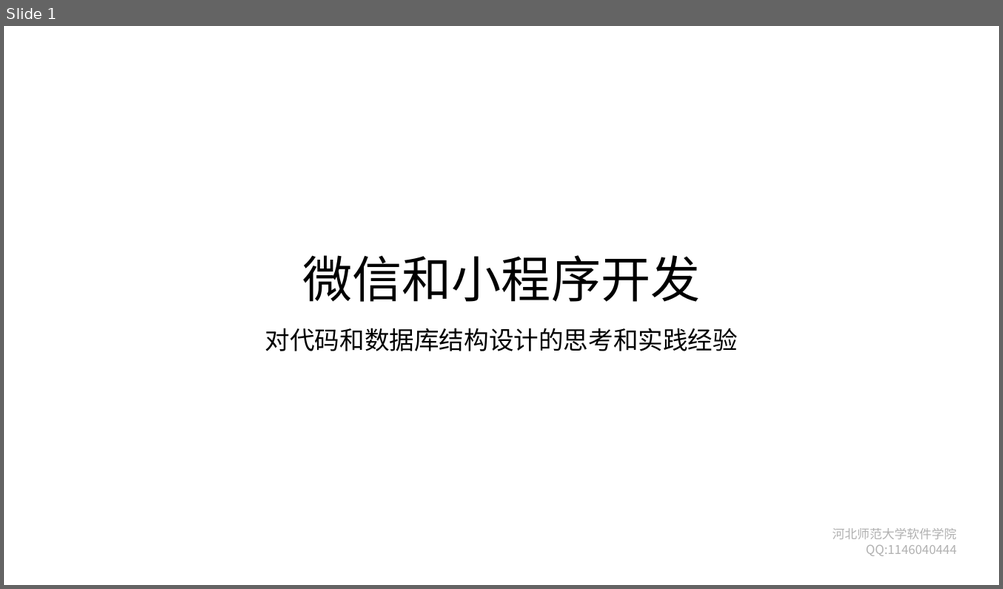
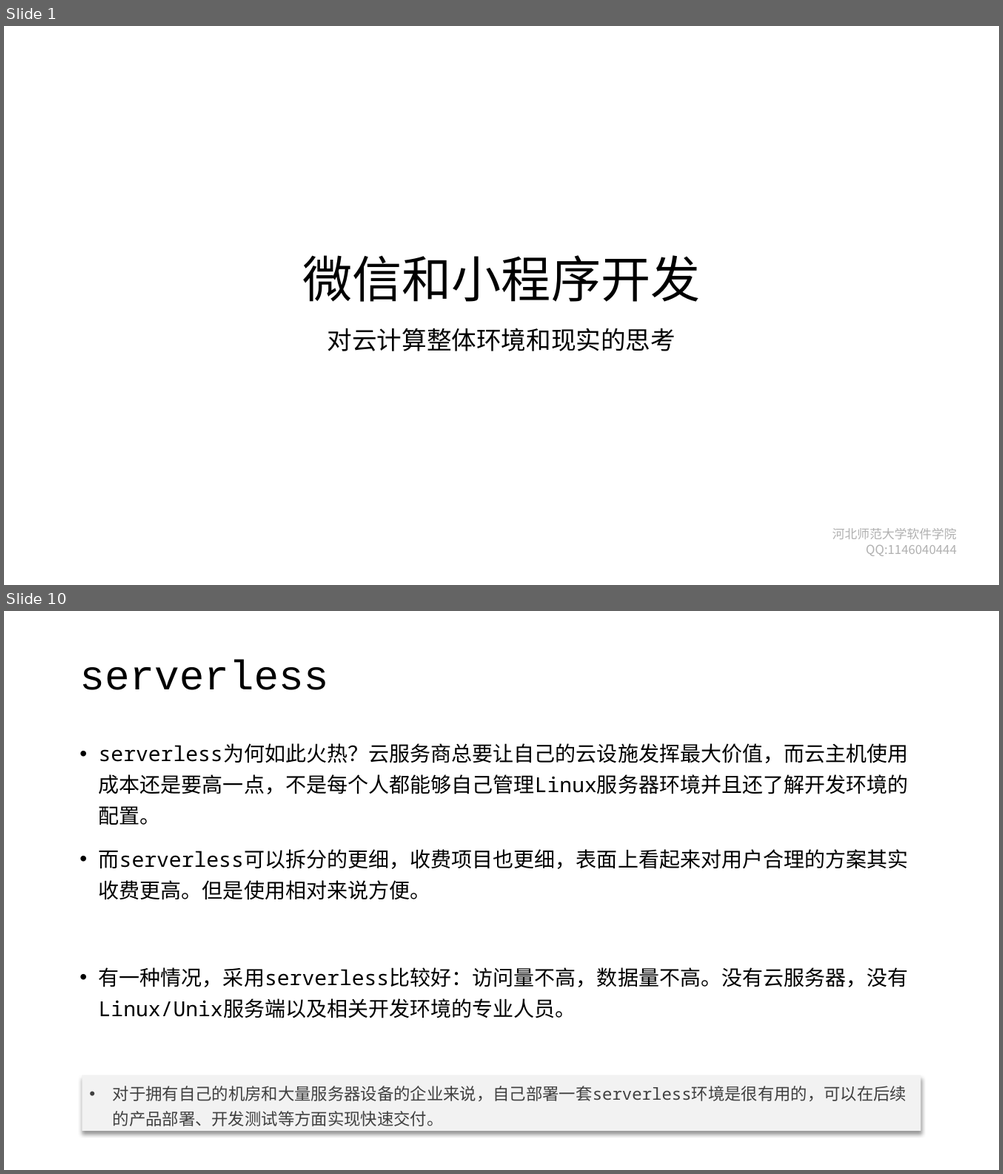
Before and after one commit to edu2act/course-wechat-and-miniprogram, a slide deck: materials/ch11/ch11-代码和数据库结构设计思考.pptx. Shown one above the other, each under a label of ours: slide 1 before the commit, slides 1 and 10 after it; the slides between them are not shown. The pictures are 1003x589 and 1003x1174 pixels, drawn with LibreOffice and Linux fonts; fonts in the diff are those of the drawing; background and template pictures are left out. Boxes give left, top, right and bottom in pixels: in the first picture for what was removed or moved away, otherwise in the second. Text is boxed around its words. In the diff, an @@ line names an element or a change of style, - is before the commit and + after.

```diff
--- a/materials/ch11/ch11-代码和数据库结构设计思考.pptx
+++ b/materials/ch11/ch11-代码和数据库结构设计思考.pptx
@@ slide 10 added at [4,611,999,1170], background #FFFFFF @@
@@ title added at [79,660,328,690], 40 pt, text #000000 @@
+serverless
@@ text added at [99,743,908,1019], 20 pt, text #000000 @@
+• serverless为何如此火热？云服务商总要让自己的云设施发挥最大价值，而云主机使用成本还是要高一点，不是每个人都能够自己管理Linux服务器环境并且还了解开发环境的配置。
+• 而serverless可以拆分的更细，收费项目也更细，表面上看起来对用户合理的方案其实收费更高。但是使用相对来说方便。
+• 有一种情况，采用serverless比较好：访问量不高，数据量不高。没有云服务器，没有Linux/Unix服务端以及相关开发环境的专业人员。
@@ rectangle added at [82,1076,921,1132], fill #F2F2F2, 16 pt, text #404040 @@
+• 对于拥有自己的机房和大量服务器设备的企业来说，自己部署一套serverless环境是很有用的，可以在后续的产品部署、开发测试等方面实现快速交付。
@@ slide 1 changed as well @@
@@ subtitle at [327,328,675,352]: text changed @@
-对代码和数据库结构设计的思考和实践经验
+对云计算整体环境和现实的思考
```
Also in this commit, not shown: 6 other slides changed, 5 other slides added, 12 slides removed.
